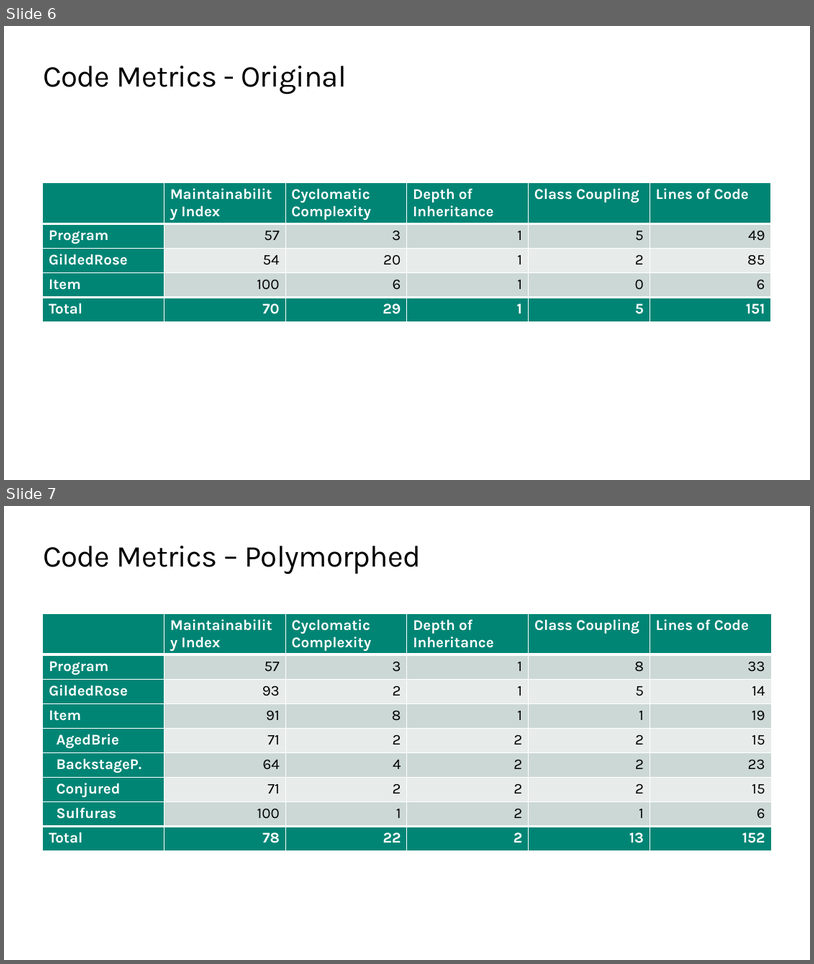
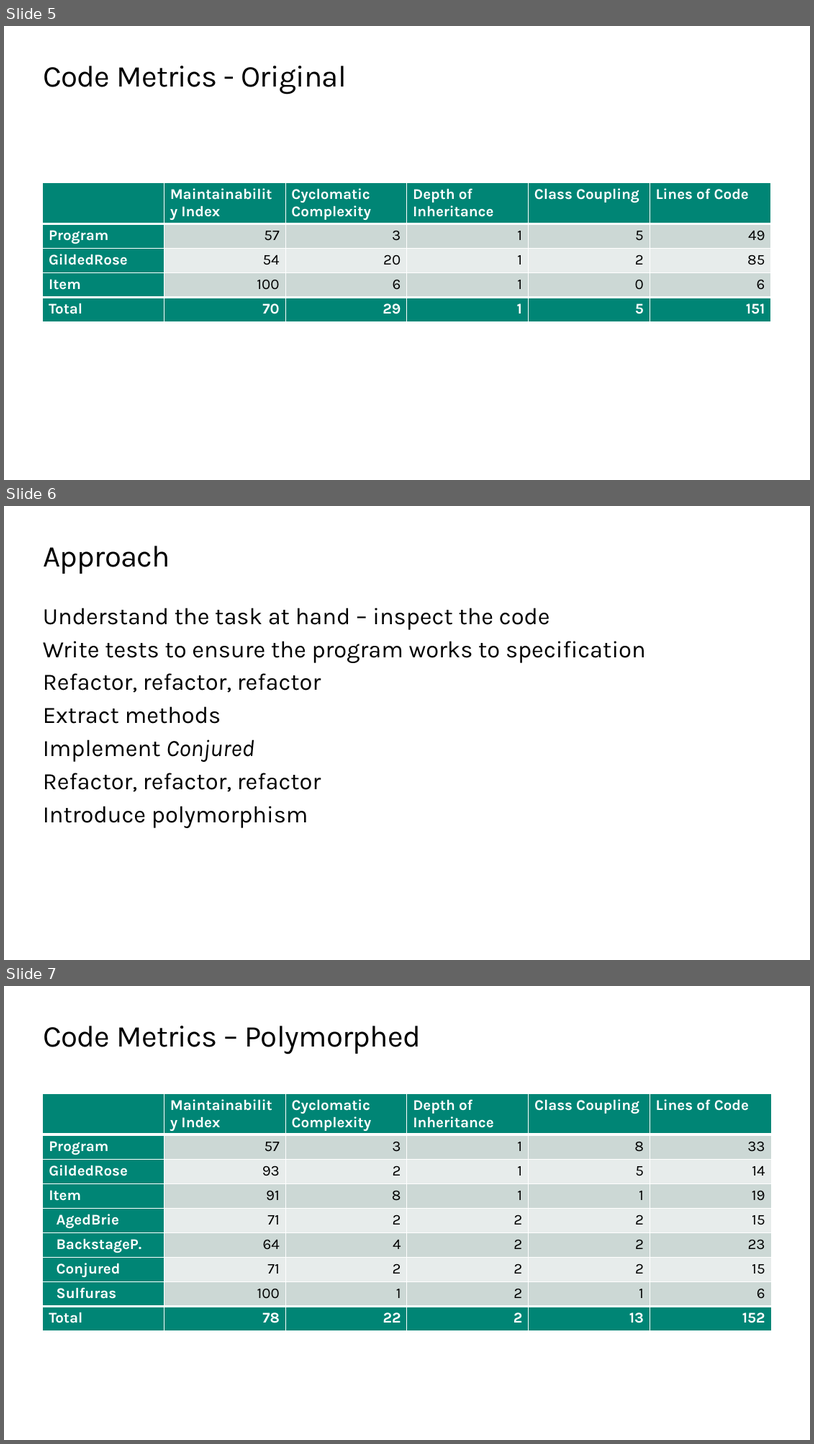
Before and after one commit to ondfisk/BDSA2019, a slide deck: Slides/Lecture07 - Design Patterns in Practice.pptx. Shown one above the other, each under a label of ours: slides 6 and 7 before the commit, slides 5, 6 and 7 after it. The pictures are 814x964 and 814x1444 pixels, drawn with LibreOffice and Linux fonts; fonts in the diff are those of the drawing; background and template pictures are left out. Boxes give left, top, right and bottom in pixels: in the first picture for what was removed or moved away, otherwise in the second. Text is boxed around its words. In the diff, an @@ line names an element or a change of style, - is before the commit and + after.

```diff
--- a/Slides/Lecture07 - Design Patterns in Practice.pptx
+++ b/Slides/Lecture07 - Design Patterns in Practice.pptx
@@ slide 6 added at <box>4,506,810,960</box>, background #FFFFFF @@
@@ title added at <box>43,546,170,574</box>, 36 pt, text #000000 @@
+Approach
@@ text added at <box>43,608,646,828</box>, 28 pt, text #000000 @@
+Understand the task at hand – inspect the code
+Write tests to ensure the program works to specification
+Refactor, refactor, refactor
+Extract methods
+Implement Conjured
+Refactor, refactor, refactor
+Introduce polymorphism
@@ what was slide 6 is now slide 5 @@
```
Also in this commit, not shown: 3 slides changed, 6 other files.
